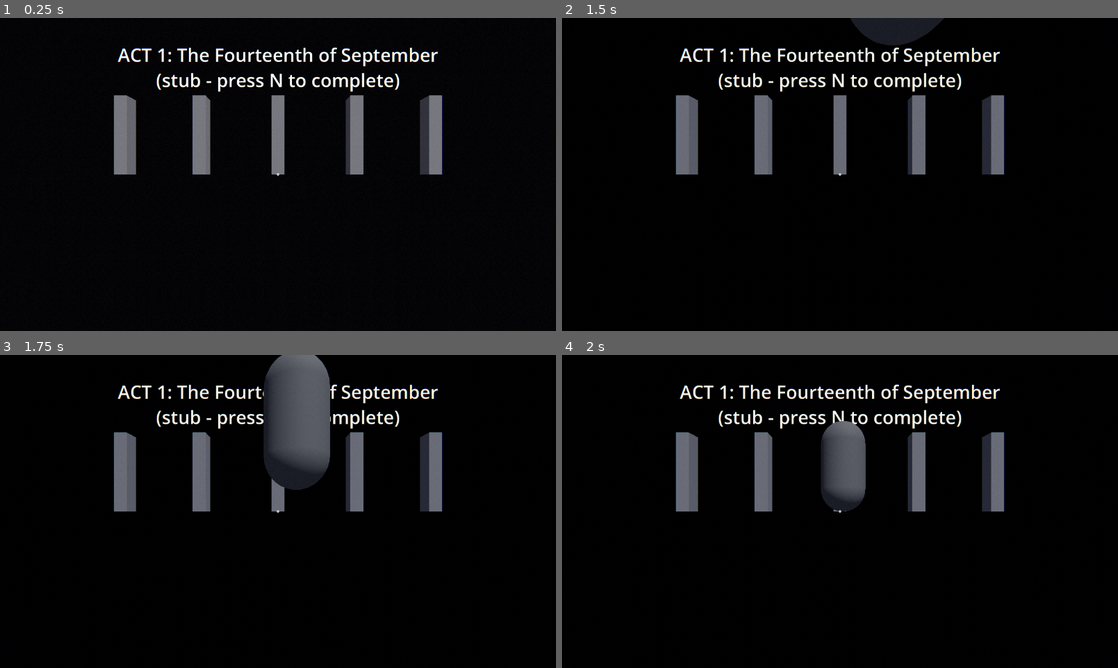
Above: before the commit, frames 1-4 (two rows, left to right).
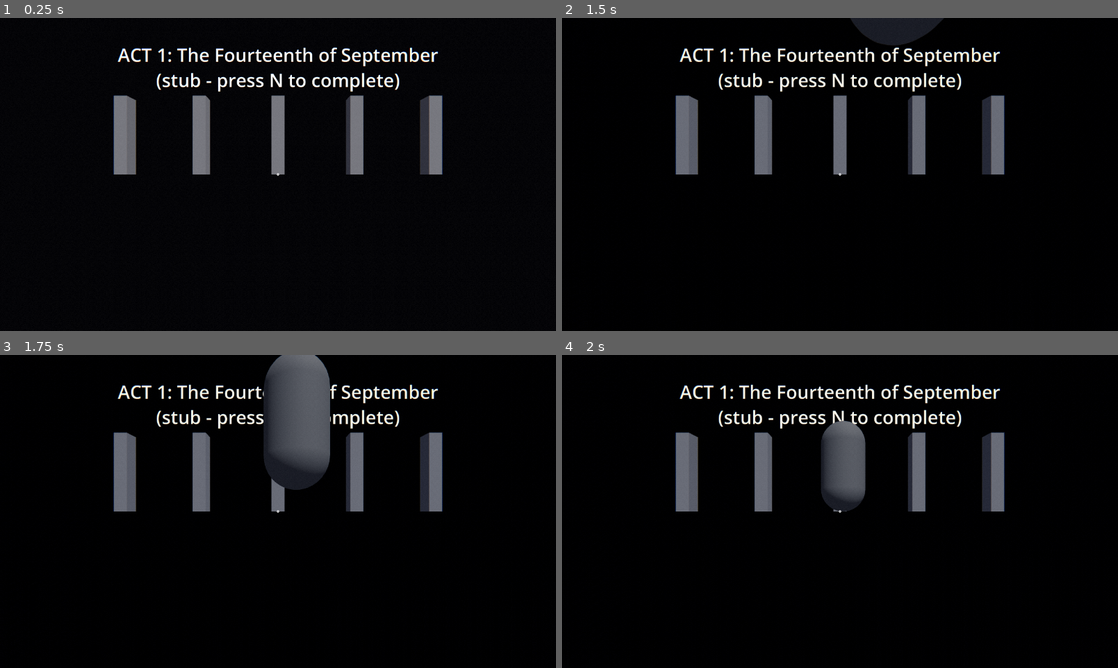
Above: after the commit, the same moments.

Repository: gabeekleiber-oss/Moon-Game
Game: Godot game, scene res://scenes/main/main.tscn
Two runs of this game, one before a commit and one after it. Both use one fixed random seed, a clock stepped at 60 frames per second and the inputs below.
Inputs (mouse positions are in pixels of both pictures, inside the frame that each line leads up to):
- Up to frame 1 (0.25 s): no input
- Up to frame 2 (1.5 s): tap Enter (ui_accept) at 0.5, 1.25 s; move the mouse to (867, 174) at 0.52 s; hold W (move_forward) from 0.53 s (still down); tap C (crouch) at 0.6 s; click (867, 174) at 0.67 s; tap Space (jump) at 0.77 s; move the mouse to (812, 174) at 1.27 s; tap E (interact) at 1.35 s
- Up to frame 3 (1.75 s): keep holding W (move_forward); tap Space (jump) at 1.52 s
- Up to frame 4 (2 s): keep holding W (move_forward)

The runs differ from the first frame. In frame 1, 0.1% of the frame differs, in the area x 20-80%, y 24-50%; in frame 2, less than 0.1%; in frame 3, less than 0.1%; in frame 4, less than 0.1%.

Commit message:
Configure restrained Forward+ lighting quality defaults

Diff:
--- a/project.godot
+++ b/project.godot
@@ -24,6 +24,17 @@
 
 [rendering]
 renderer/rendering_method="forward_plus"
+renderer/rendering_method.mobile="mobile"
+renderer/rendering_method.web="gl_compatibility"
+anti_aliasing/quality/msaa_3d=2
+anti_aliasing/quality/screen_space_aa=1
+lights_and_shadows/directional_shadow/size=4096
+lights_and_shadows/positional_shadow/atlas_size=4096
+lights_and_shadows/positional_shadow/atlas_subdiv=2
+environment/ssao/quality=2
+environment/ssao/half_size=true
+environment/glow/upscale_mode=1
+environment/glow/quality=1
 
 [shader_globals]
 
